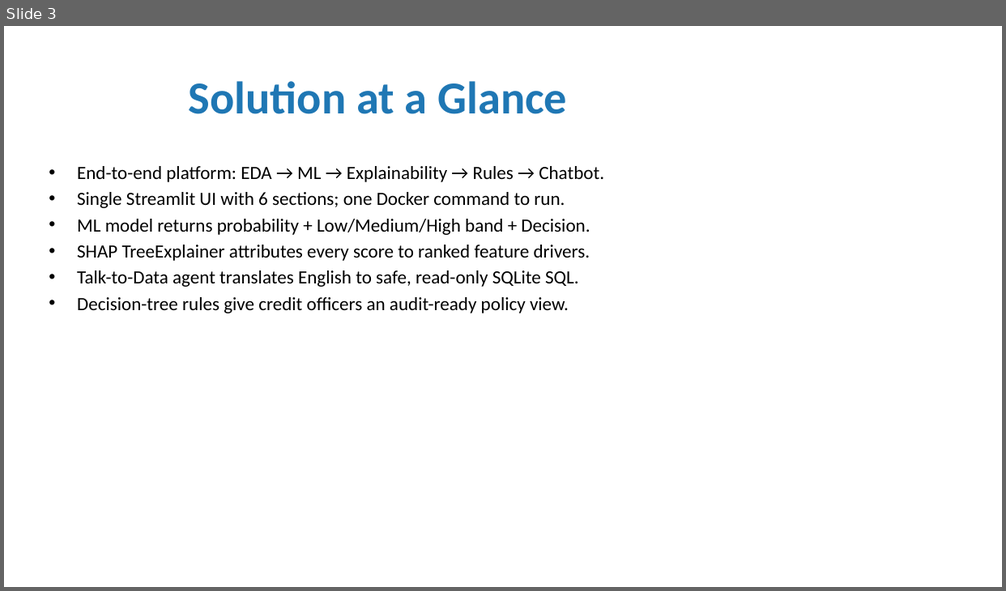
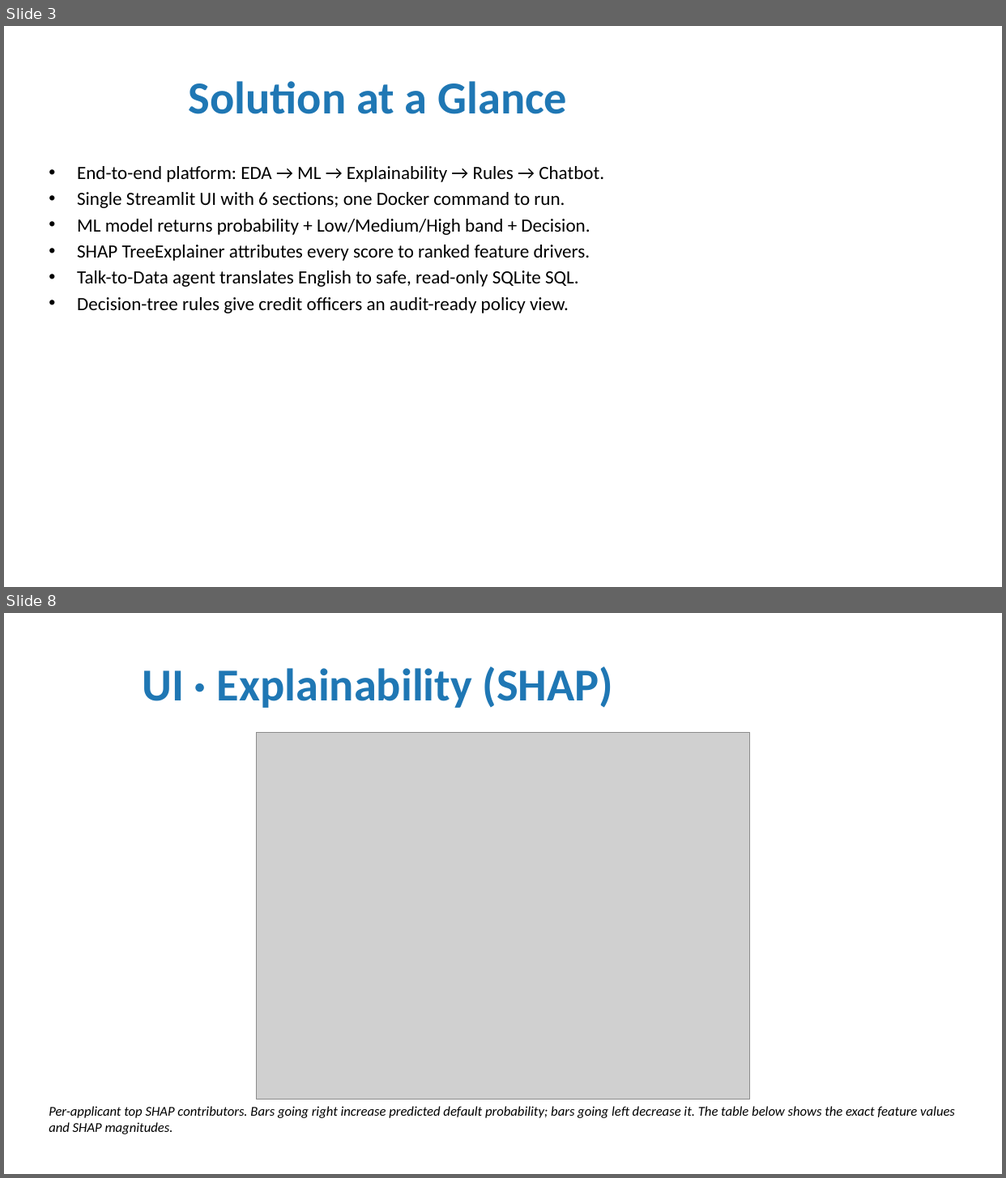
Before and after one commit to ashwani-dhayal/credit-risk-platform, a slide deck: documents/presentation.pptx. Shown one above the other, each under a label of ours: slide 3 before the commit, slides 3 and 8 after it; the slides between them are not shown. The pictures are 1006x591 and 1006x1178 pixels, drawn with LibreOffice and Linux fonts; fonts in the diff are those of the drawing; grey boxes stand for pictures. Boxes give left, top, right and bottom in pixels: in the first picture for what was removed or moved away, otherwise in the second. Text is boxed around its words. In the diff, an @@ line names an element or a change of style, - is before the commit and + after.

```diff
--- a/documents/presentation.pptx
+++ b/documents/presentation.pptx
@@ slide 8 added at (4,613,1002,1174), background #FFFFFF @@
@@ title added at (142,666,614,708), 44 pt, text #1F77B4, bold @@
+UI · Explainability (SHAP)
@@ picture added at (256,733,750,1100) @@
@@ text added at (49,1106,955,1135), 13 pt, text #000000, italic @@
+Per-applicant top SHAP contributors. Bars going right increase predicted default probability; bars going left decrease it. The table below shows the exact feature values and SHAP magnitudes.
```
Also in this commit, not shown: 9 slides changed, 9 other slides added, 6 slides removed, 11 other files.
